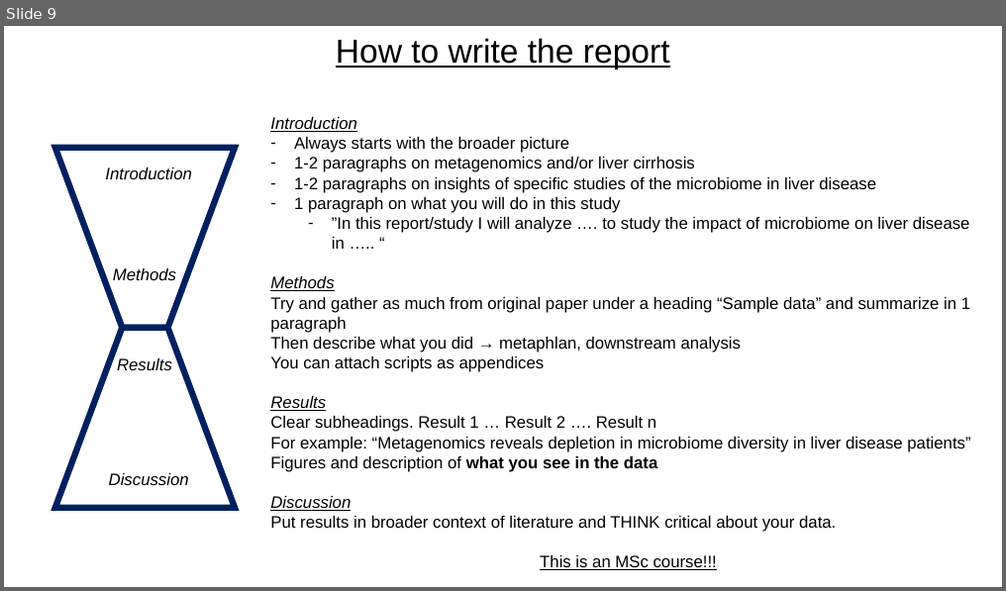
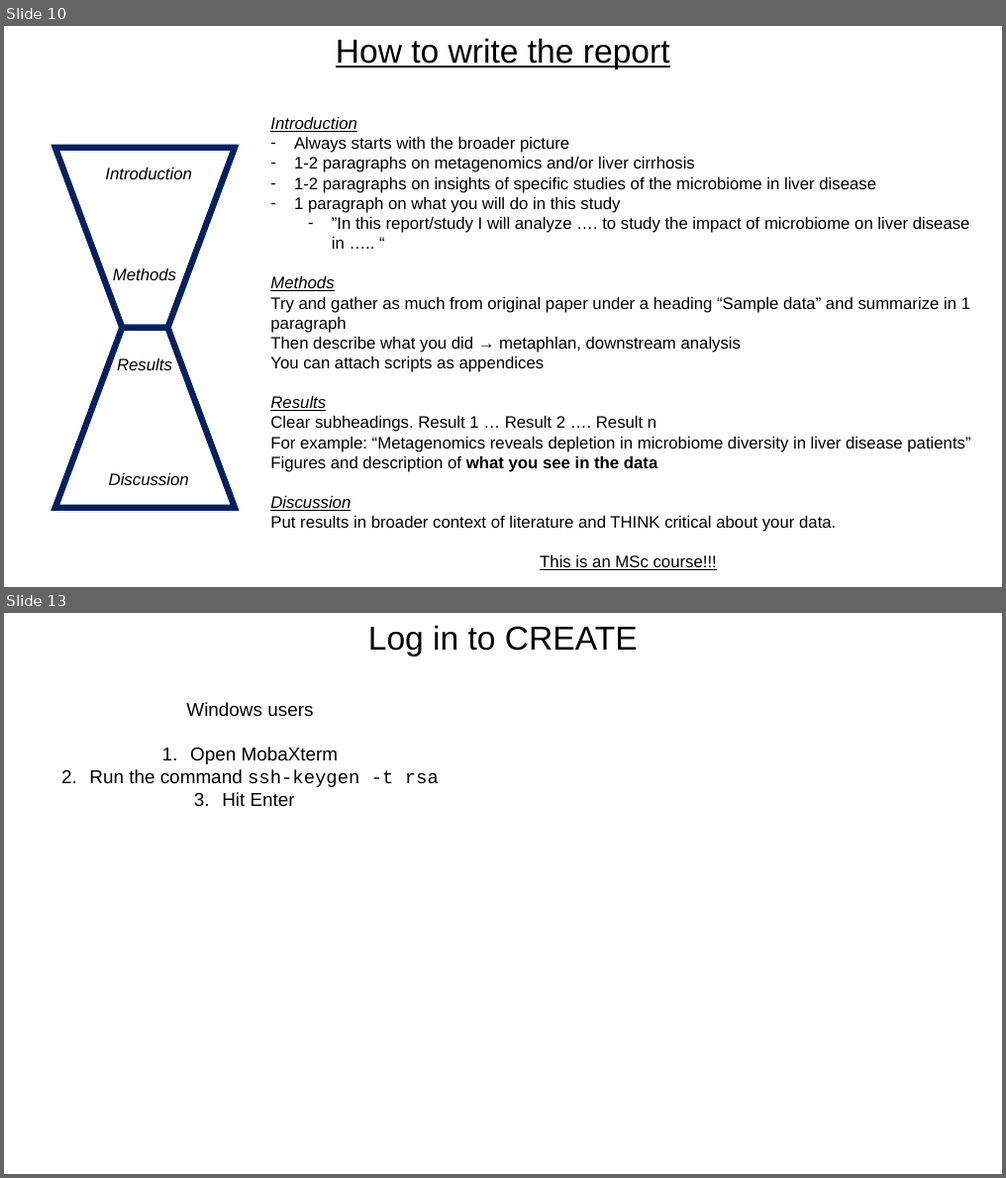
Before and after one commit to FrederickClasen/KCL_MSc_2023, a slide deck: Microbiome_analysis/Workshop-overview.pptx. Shown one above the other, each under a label of ours: slide 9 before the commit, slides 10 and 13 after it; the slides between them are not shown. The pictures are 1006x591 and 1006x1178 pixels, drawn with LibreOffice and Linux fonts; fonts in the diff are those of the drawing. Boxes give left, top, right and bottom in pixels: in the first picture for what was removed or moved away, otherwise in the second. Text is boxed around its words. In the diff, an @@ line names an element or a change of style, - is before the commit and + after.

```diff
--- a/Microbiome_analysis/Workshop-overview.pptx
+++ b/Microbiome_analysis/Workshop-overview.pptx
@@ slide 13 added at (x1=4, y1=613, x2=1002, y2=1174), background #FFFFFF @@
@@ text added at (x1=368, y1=625, x2=638, y2=657), 32 pt, text #000000 @@
+Log in to CREATE
@@ text added at (x1=89, y1=702, x2=439, y2=806), 18 pt, text #000000 @@
+Windows users
+1. Open MobaXterm
+2. Run the command ssh-keygen -t rsa
+3. Hit Enter
@@ what was slide 9 is now slide 10 @@
```
Also in this commit, not shown: 2 slides changed, 2 other slides added, 4 other files.
